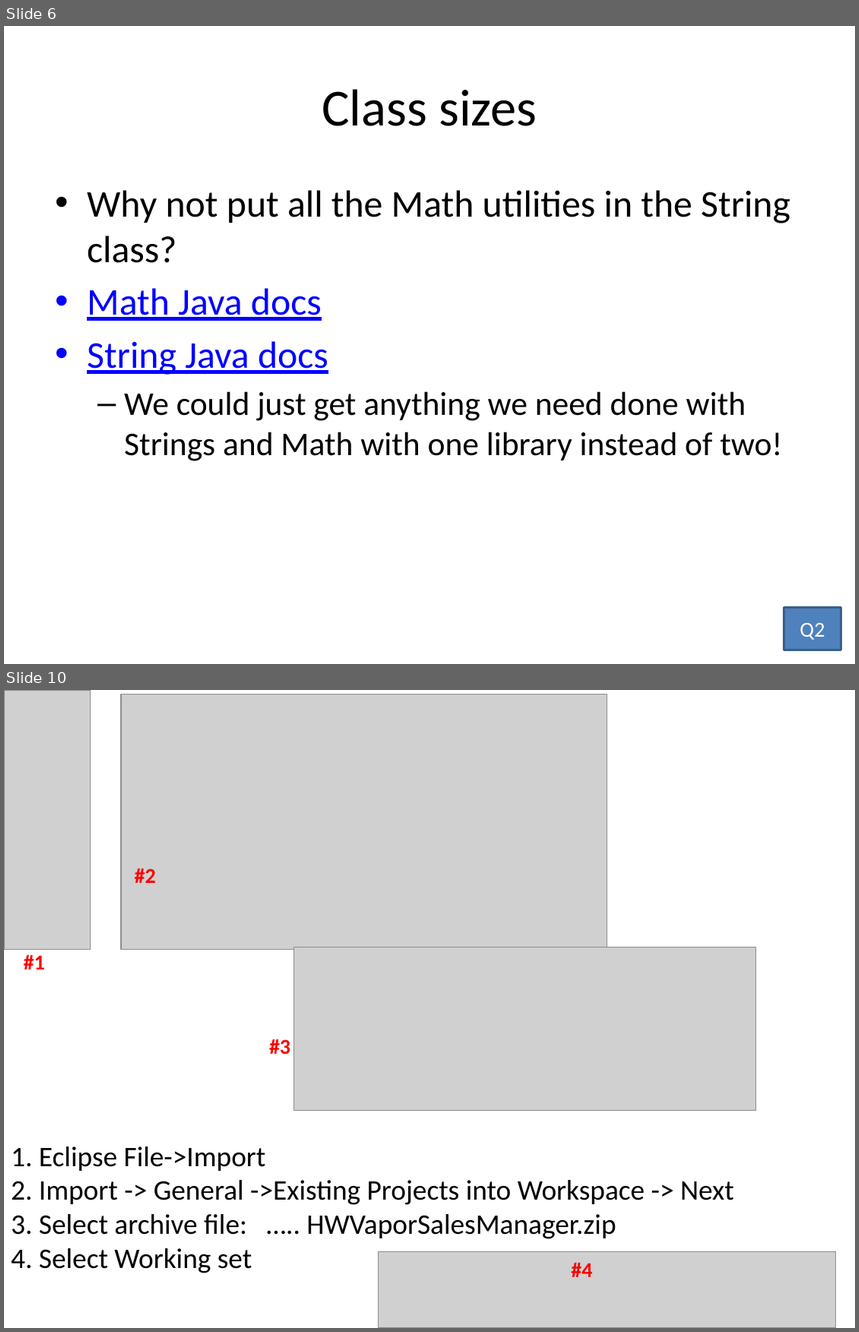
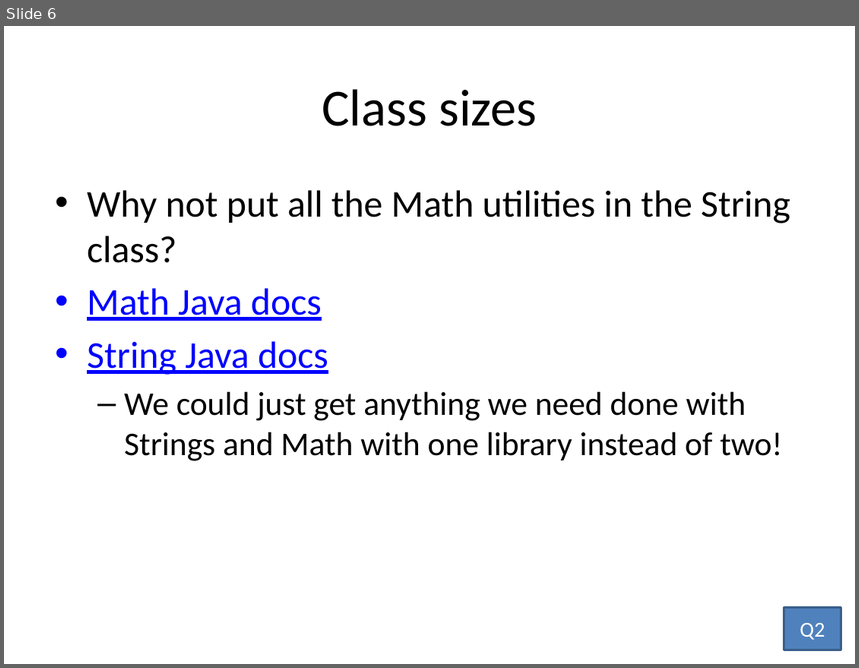
Before and after one commit to RHIT-CSSE/csse220, a slide deck: ClassMaterials/Encapsulation/Slides/Part2-SETechniques-Principle3.pptx. Shown one above the other, each under a label of ours: slides 6 and 10 before the commit, slide 6 after it; the slides between them are not shown. The pictures are 859x1332 and 859x668 pixels, drawn with LibreOffice and Linux fonts; fonts in the diff are those of the drawing; grey boxes stand for pictures. Boxes give left, top, right and bottom in pixels: in the first picture for what was removed or moved away, otherwise in the second. Text is boxed around its words. In the diff, an @@ line names an element or a change of style, - is before the commit and + after.

```diff
--- a/ClassMaterials/Encapsulation/Slides/Part2-SETechniques-Principle3.pptx
+++ b/ClassMaterials/Encapsulation/Slides/Part2-SETechniques-Principle3.pptx
@@ slide 10 removed at <box>4,690,855,1328</box>, background #FFFFFF @@
@@ picture removed at <box>4,690,91,950</box> @@
@@ picture removed at <box>120,695,607,950</box> @@
@@ text removed at <box>135,869,156,883</box> @@
-#2
@@ text removed at <box>24,955,45,970</box> @@
-#1
@@ picture removed at <box>294,947,756,1110</box> @@
@@ text removed at <box>269,1040,291,1054</box> @@
-#3
@@ text removed at <box>11,1147,734,1274</box> @@
-  1. Eclipse File->Import
-  2. Import -> General ->Existing Projects into Workspace -> Next
-  3. Select archive file: ….. HWVaporSalesManager.zip
-  4. Select Working set
@@ picture removed at <box>379,1252,835,1328</box> @@
@@ text removed at <box>571,1263,592,1277</box> @@
-#4
```
Also in this commit, not shown: 2 other slides removed, 40 other files.
